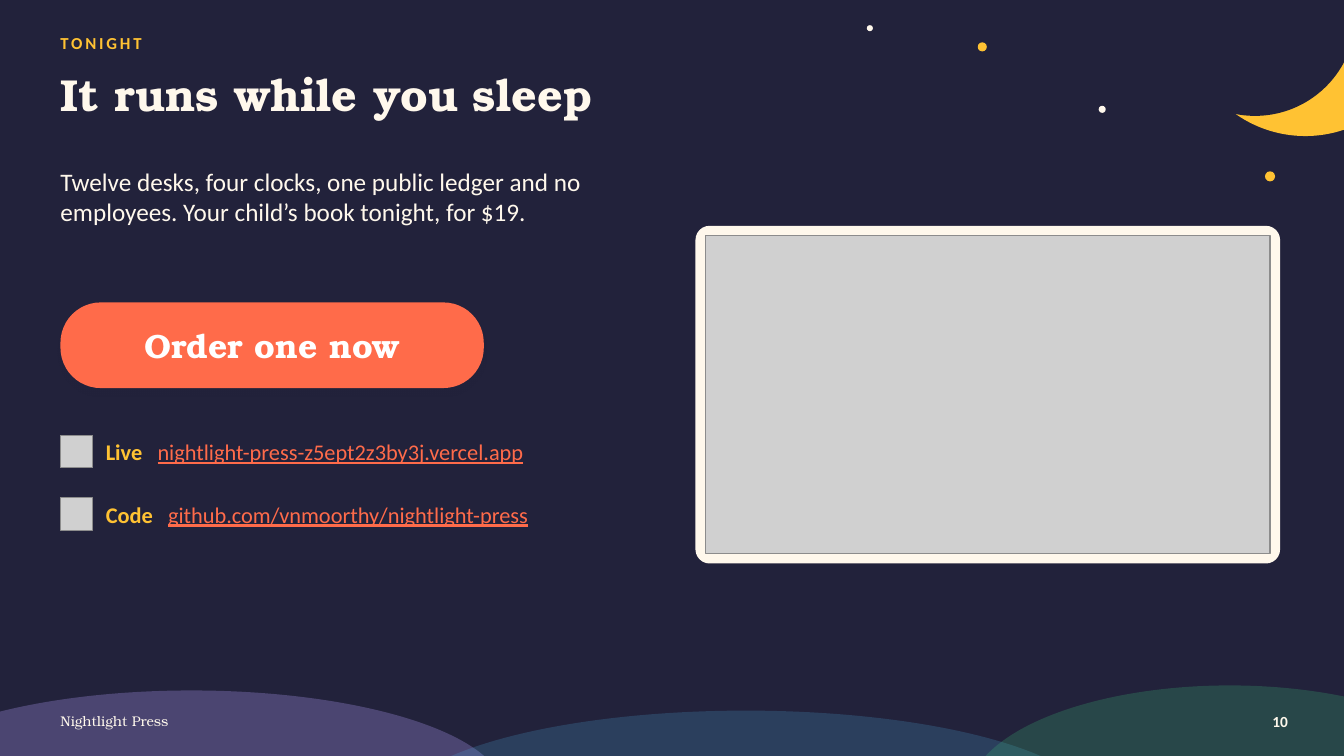
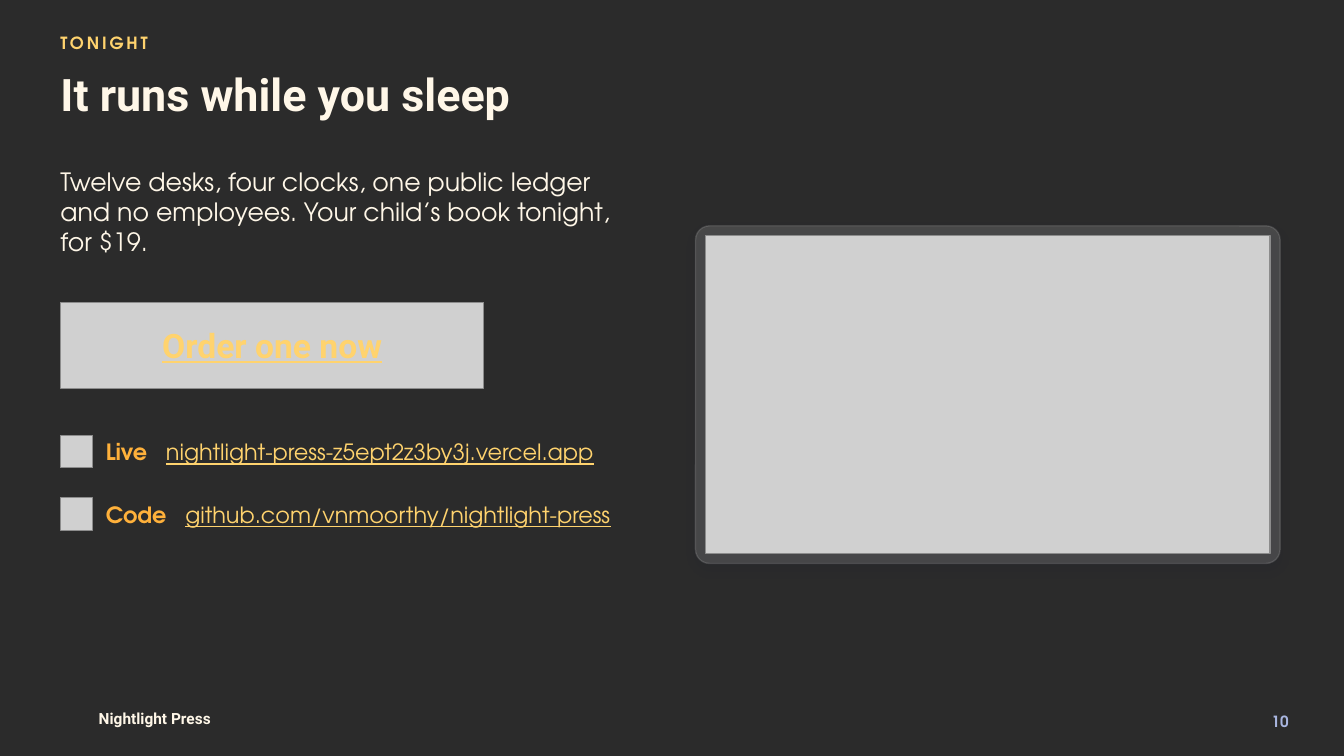
Before and after one commit to vnmoorthy/nightlight-press, a slide deck: slide 10 of deck/Nightlight.pptx. Drawn at 1344x756 pixels with LibreOffice and Linux fonts; fonts in the diff are those of the drawing; grey boxes stand for pictures; background and template pictures are left out; a plain dark background stands for a picture behind light text. Boxes give left, top, right and bottom in pixels: in the first picture for what was removed or moved away, otherwise in the second. Text is boxed around its words. In the diff, an @@ line names an element or a change of style, - is before the commit and + after.

Commit message:
Deck rebuilt on the Magic Hour theme with the final screens

```diff
--- a/deck/Nightlight.pptx
+++ b/deck/Nightlight.pptx
@@ background #22223B to picture (left out) @@
@@ ellipse removed at bbox=[867, 25, 873, 31] @@
@@ ellipse removed at bbox=[1154, 0, 1344, 116] @@
@@ ellipse removed at bbox=[1185, 0, 1344, 136] @@
@@ text "TONIGHT" at bbox=[60, 36, 147, 49]: font Calibri to TeX Gyre Adventor, text colour #FFC233 to #FFD36E @@
@@ ellipse removed at bbox=[978, 42, 987, 51] @@
@@ title "It runs while you sleep" at bbox=[60, 77, 509, 121]: font TeX Gyre Bonum to Roboto, text colour #FFF8EC to #FFF7E8 @@
@@ ellipse removed at bbox=[1099, 106, 1106, 113] @@
@@ text "Twelve desks, four clocks, one ..." at bbox=[60, 172, 610, 253]: font Calibri to TeX Gyre Adventor, text colour #FFF8EC to #FFF7E8 @@
@@ ellipse removed at bbox=[1265, 171, 1275, 181] @@
@@ rounded rectangle at bbox=[696, 226, 1280, 564]: fill #FFF8EC to #FFFFFF at 14% opacity; outline none to #FFFFFF 1 pt; shadow changed @@
@@ text "Order one now" at bbox=[60, 302, 484, 388]: font TeX Gyre Bonum to Roboto, text colour #FFFFFF to #FFD36E, underline on; fill #FF6B4A to none; shadow off @@
@@ picture added at bbox=[60, 302, 484, 388] @@
@@ text "Live nightlight-press-z5ept2z3by3j.vercel.app" at bbox=[106, 443, 593, 465]: font Calibri to TeX Gyre Adventor, text colour #FF6B4A to #FFD36E; text colour #FFC233 to #FFB13B in "Live" @@
@@ text "Code github.com/vnmoorthy/nightlight-press" at bbox=[106, 506, 610, 528]: font Calibri to TeX Gyre Adventor, text colour #FF6B4A to #FFD36E; text colour #FFC233 to #FFB13B in "Code" @@
@@ ellipse removed at bbox=[968, 686, 1344, 756] @@
@@ ellipse removed at bbox=[0, 691, 504, 756] @@
@@ text "Nightlight Press": place and size @@
-text "Nightlight Press" at bbox=[60, 716, 169, 730]
+text "Nightlight Press" at bbox=[99, 712, 211, 727]
@@ text "Nightlight Press" at bbox=[99, 712, 211, 727]: size 10 to 11 pt, font TeX Gyre Bonum to Roboto, text colour #FFF8EC to #FFF7E8, bold on @@
@@ ellipse removed at bbox=[393, 711, 1099, 756] @@
@@ page number at bbox=[1271, 715, 1288, 727]: font Calibri to TeX Gyre Adventor, text colour #FFF8EC to #A9B6E0 @@
```
Also in this commit, not shown: 9 other slides changed, 1 other file.
